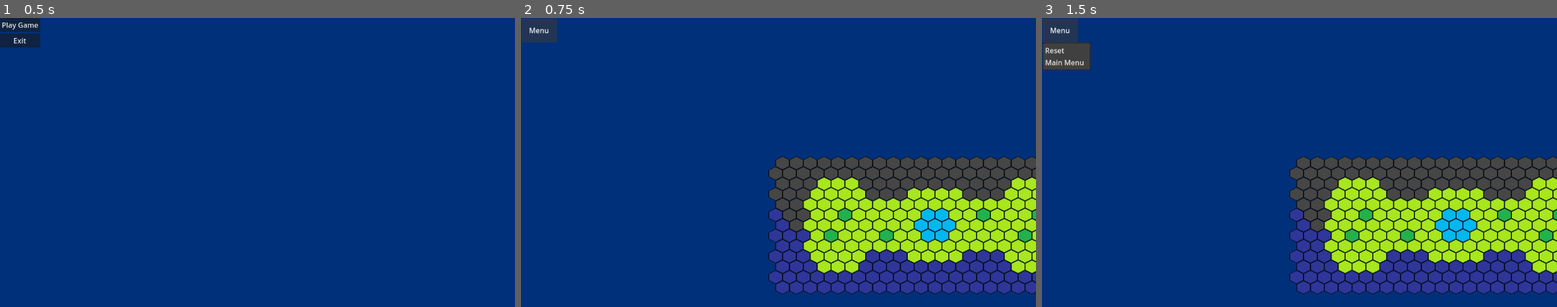
Above: before the commit, frames 1-3 (left to right).
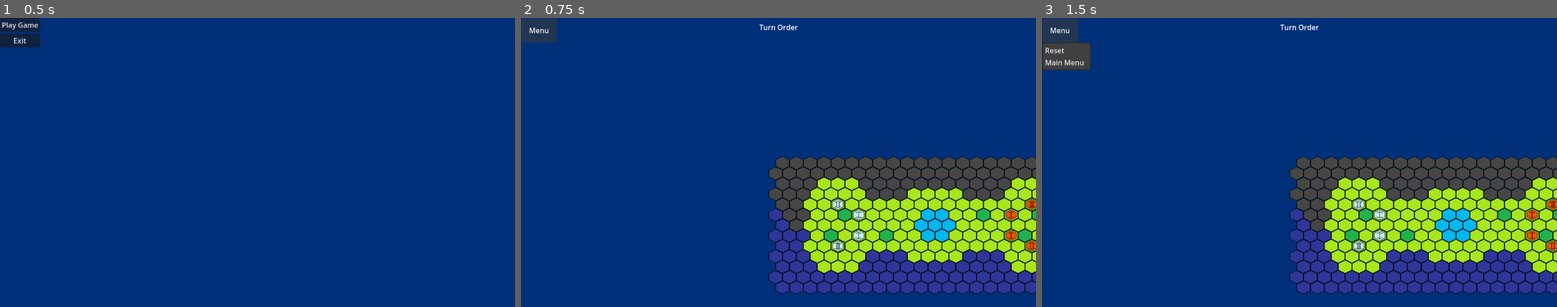
Above: after the commit, the same moments.

Repository: CIDS-484-Spring-2024/HextraordinaryRivals
Game: Godot game, scene res://menu.tscn
The game is run twice, just before and just after one commit, with the same random seed, the same clock (stepped at 60 frames per second) and the same inputs.
Inputs:
- Up to frame 1 (0.5 s): no input
- Up to frame 2 (0.75 s): click "Play Game" at 0.5 s
- Up to frame 3 (1.5 s): click "Menu" at 1.25 s

Frame 1 is identical in both runs. In frame 2, 0.7% of the frame differs, in the area x 46-100%, y 2-82%; in frame 3, 0.7%.

Commit message:
Places tokens onto the board & adds yet to be used variables for the tokens

Diff:
--- a/Pages/TestLevel.tscn
+++ b/Pages/TestLevel.tscn
@@ -1,7 +1,8 @@
-[gd_scene load_steps=6 format=4 uid="uid://c26y52n41b4o0"]
+[gd_scene load_steps=7 format=4 uid="uid://c26y52n41b4o0"]
 
 [ext_resource type="Texture2D" uid="uid://cewhfm5id5ajd" path="res://Assets/Tiles/HexTilesGround.png" id="1_gg6af"]
 [ext_resource type="Script" uid="uid://8k3rmh6b1whj" path="res://Pages/CameraFeatures.gd" id="3_3wj8y"]
+[ext_resource type="Script" uid="uid://c81hs7ucw5tl4" path="res://Pages/tokens.gd" id="4_deenx"]
 [ext_resource type="Script" uid="uid://bw73n0q45oauc" path="res://Pages/dropdown.gd" id="4_lh0tf"]
 
 [sub_resource type="TileSetAtlasSource" id="TileSetAtlasSource_e7k0n"]
@@ -59,13 +60,36 @@
 popup/item_1/text = "Main Menu"
 popup/item_1/id = 1
 
+[node name="MarginContainer2" type="MarginContainer" parent="SceneCamera"]
+anchors_preset = 5
+anchor_left = 0.5
+anchor_right = 0.5
+offset_left = -43.5
+offset_top = -323.0
+offset_right = 43.5
+offset_bottom = -283.0
+grow_horizontal = 2
+size_flags_horizontal = 4
+size_flags_vertical = 0
+
+[node name="VBoxContainer" type="VBoxContainer" parent="SceneCamera/MarginContainer2"]
+layout_mode = 2
+alignment = 1
+
+[node name="Label" type="Label" parent="SceneCamera/MarginContainer2/VBoxContainer"]
+layout_mode = 2
+text = "Turn Order"
+
 [node name="Land" type="TileMapLayer" parent="."]
 use_parent_material = true
 position = Vector2(9, 9)
 tile_map_data = PackedByteArray("AAACAAEAAAABAAAAAAADAAIAAAABAAAAAAACAAMAAAABAAAAAAACAAIAAAABAAAAAAABAAMAAAABAAAAAAACAA …(4800 unchanged characters)…
 tile_set = SubResource("TileSet_w4tef")
 
-[node name="Tokens" type="TileMapLayer" parent="."]
+[node name="Token" type="TileMapLayer" parent="."]
 use_parent_material = true
 position = Vector2(9, 9)
 tile_set = SubResource("TileSet_w4tef")
+script = ExtResource("4_deenx")
+
+[node name="Tokens" type="Node2D" parent="Token"]
--- /dev/null
+++ b/Pages/token_placeholder.tscn
@@ -0,0 +1,3 @@
+[gd_scene format=3 uid="uid://b2keh6buxdrkt"]
+
+[node name="TokenPlaceholder" type="Sprite2D"]
--- /dev/null
+++ b/Pages/tokens.gd
@@ -0,0 +1,81 @@
+extends TileMapLayer
+
+# code modified from https://www.youtube.com/watch?v=1y57hJo1ONQ&list=PLd_56bdSJ-tS4-q1gczTdKJhqMep3Ij_w
+
+const AIR_1 = preload("res://Assets/Tokens/Air1.png")
+const AIR_2 = preload("res://Assets/Tokens/Air2.png")
+const AIR_3 = preload("res://Assets/Tokens/Air3.png")
+const AIR_4 = preload("res://Assets/Tokens/Air4.png")
+const EARTH_1 = preload("res://Assets/Tokens/Earth1.png")
+const EARTH_2 = preload("res://Assets/Tokens/Earth2.png")
+const EARTH_3 = preload("res://Assets/Tokens/Earth3.png")
+const EARTH_4 = preload("res://Assets/Tokens/Earth4.png")
+const FIRE_1 = preload("res://Assets/Tokens/Fire1.png")
+const FIRE_2 = preload("res://Assets/Tokens/Fire2.png")
+const FIRE_3 = preload("res://Assets/Tokens/Fire3.png")
+const FIRE_4 = preload("res://Assets/Tokens/Fire4.png")
+const WATER_1 = preload("res://Assets/Tokens/Water1.png")
+const WATER_2 = preload("res://Assets/Tokens/Water2.png")
+const WATER_3 = preload("res://Assets/Tokens/Water3.png")
+const WATER_4 = preload("res://Assets/Tokens/Water4.png")
+
+const ELE_TYPES = ["Air", "Water", "Earth", "Fire"]
+
+				   #A1,    A1,    A2,    A3,    F1,     F1,     F2,     F3
+const START_HEX = [[5,4], [5,6], [3,3], [3,7], [16,4], [16,6], [17,7], [17,3]]
+
+@onready var tokens: Node2D = $Tokens
+
+const TOKEN_PLACEHOLDER = preload("res://Pages/token_placeholder.tscn")
+const CELL_WIDTH = 31
+
+#player turns in a looped array (not actually looped, the iterator jumps back)
+var turnOrder: Array
+#the "iterator" that determines whose turn it is
+var turn: int
+#is a hex open or does it have a token on it
+var isOpen : bool
+
+#all possible attack locations for individual piece types
+var attacks = []
+#checks if any one token wishes to pass their turn
+var skip : bool
+#health each token possesses
+var health : int
+#speed/how many hexes a token can move
+var speed : int
+#each token needs an element type
+var element : String
+#how much damage an attack does
+var damage : int
+#vulnerability and resistance to other elements (+1/-1 damage) 2 element array
+var vulnRes : Array
+#when a token goes in turn order/modifier for random turn order
+var initiative : int
+
+
+#instatiate each token type here, by [i][j] for hard coded cells
+#TODO: no hardcoding will be used later
+#5,4 & 5,6 are Air1s; 16,4 & 16,6 are Fire1s
+#3,3 is Air2; 17,7 is Fire2
+#3,7 is Air3; 17,3 is Fire3
+
+func _ready():
+	for i in START_HEX:
+		var holder = TOKEN_PLACEHOLDER.instantiate()
+		var cellLocation = map_to_local(Vector2i(i[0],i[1]))
+		cellLocation[0] = cellLocation[0] + (CELL_WIDTH/3.5)
+		cellLocation[1] = cellLocation[1] + (CELL_WIDTH/3.5)
+		tokens.add_child(holder)
+		holder.global_position = cellLocation #Vector2i(i[0] * CELL_WIDTH, i[1] * CELL_WIDTH) #cellLocation
+
+		#convert each holder to an image
+		match(i):
+			[5,4]: holder.texture = AIR_1
+			[5,6]: holder.texture = AIR_1
+			[3,3]: holder.texture = AIR_2
+			[3,7]: holder.texture = AIR_3
+			[16,4]: holder.texture = FIRE_1
+			[16,6]: holder.texture = FIRE_1
+			[17,7]: holder.texture = FIRE_2
+			[17,3]: holder.texture = FIRE_3
Binary file added: Assets/Tokens/Air1.png
Not shown, added: Assets/Tokens/Air1.png.import
Binary file added: Assets/Tokens/Air2.png
Not shown, added: Assets/Tokens/Air2.png.import
Binary file added: Assets/Tokens/Air3.png
Not shown, added: Assets/Tokens/Air3.png.import
Binary file added: Assets/Tokens/Air4.png
Not shown, added: Assets/Tokens/Air4.png.import
Binary file added: Assets/Tokens/Earth1.png
Not shown, added: Assets/Tokens/Earth1.png.import
Binary file added: Assets/Tokens/Earth2.png
Not shown, added: Assets/Tokens/Earth2.png.import
(and 21 more such lines)
